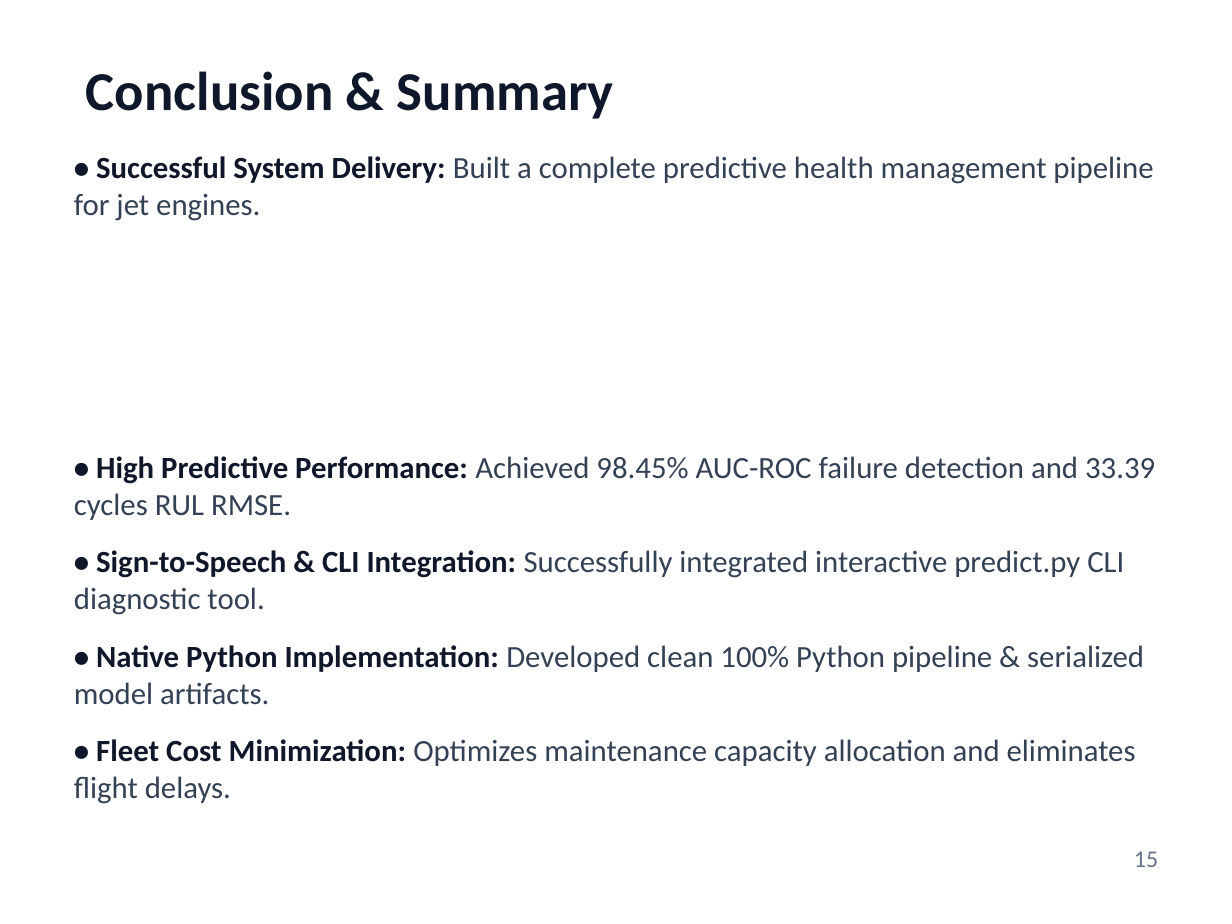
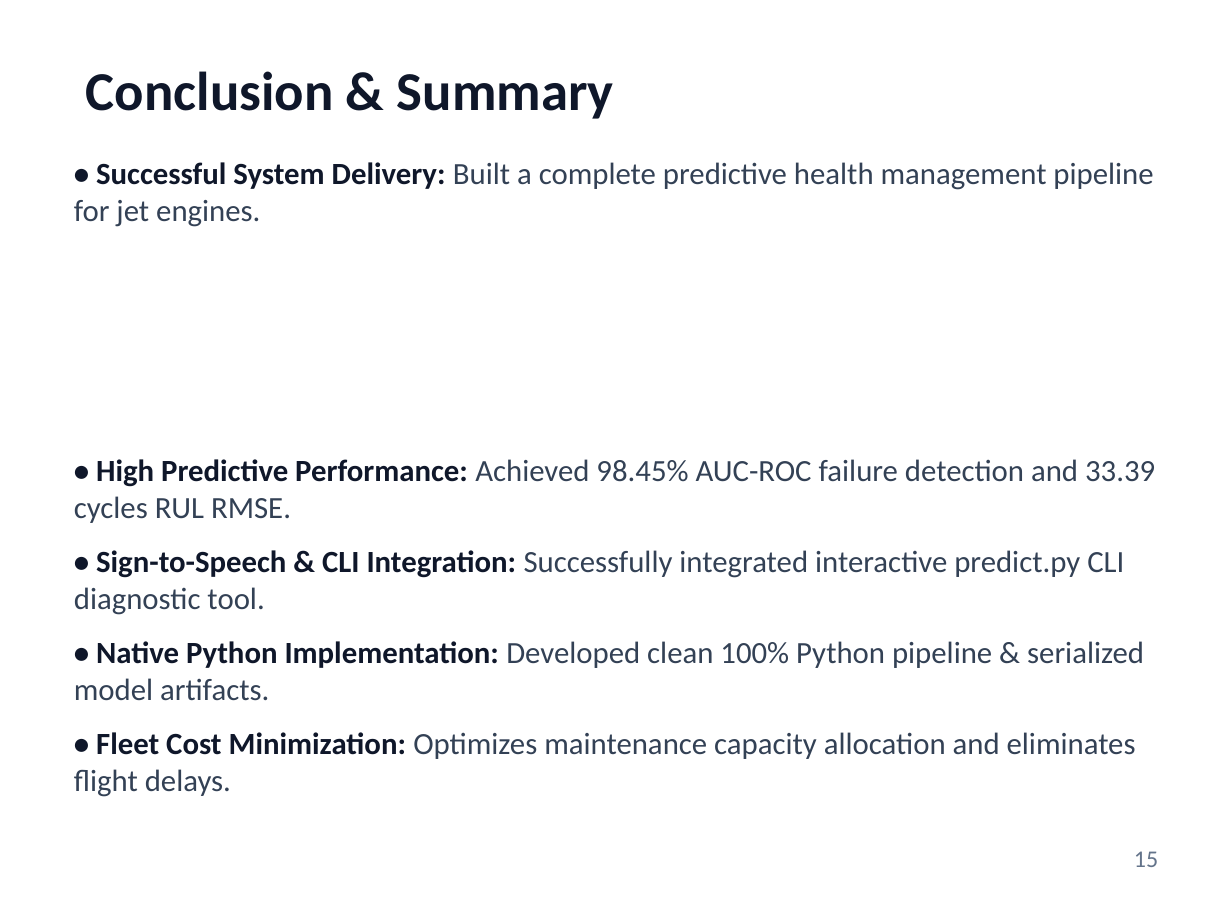
Before and after one commit to PiyushTiwari2051/Predictive-Master, a slide deck: slide 15 of Internship Presentation PPTs Template Final.pptx. Drawn at 1232x924 pixels with LibreOffice and Linux fonts; fonts in the diff are those of the drawing. Boxes give left, top, right and bottom in pixels: in the first picture for what was removed or moved away, otherwise in the second. Text is boxed around its words. In the diff, an @@ line names an element or a change of style, - is before the commit and + after.

```diff
--- a/Internship Presentation PPTs Template Final.pptx
+++ b/Internship Presentation PPTs Template Final.pptx
@@ text "• Successful System Delivery: Built ..." at (74,162,1155,797): less space between paragraphs @@
```
Also in this commit, not shown: 15 other slides changed, 2 other files.
